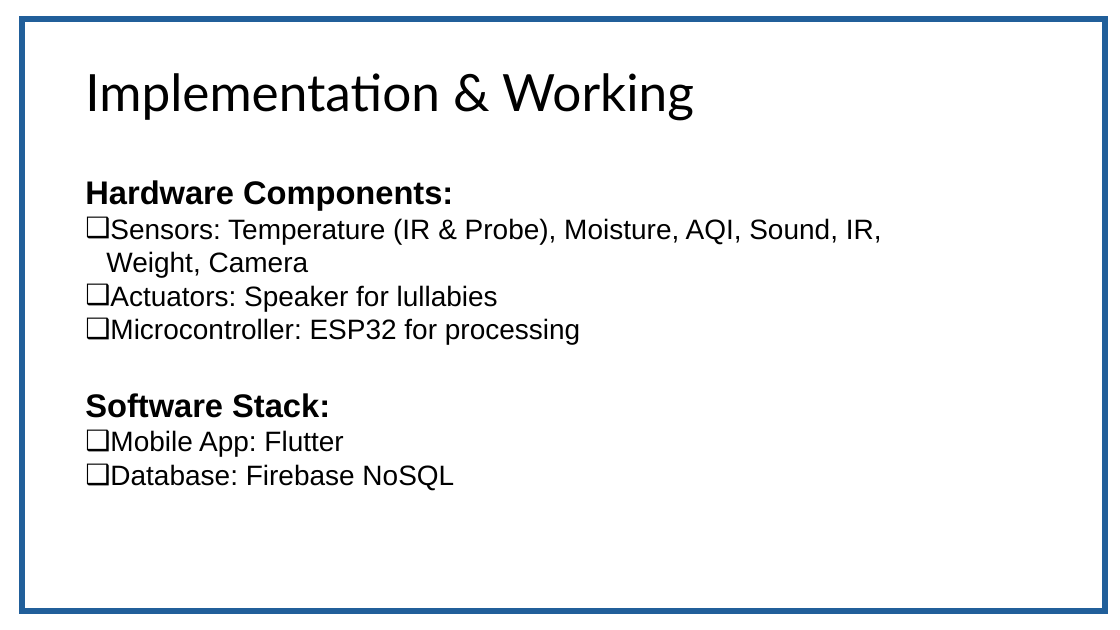
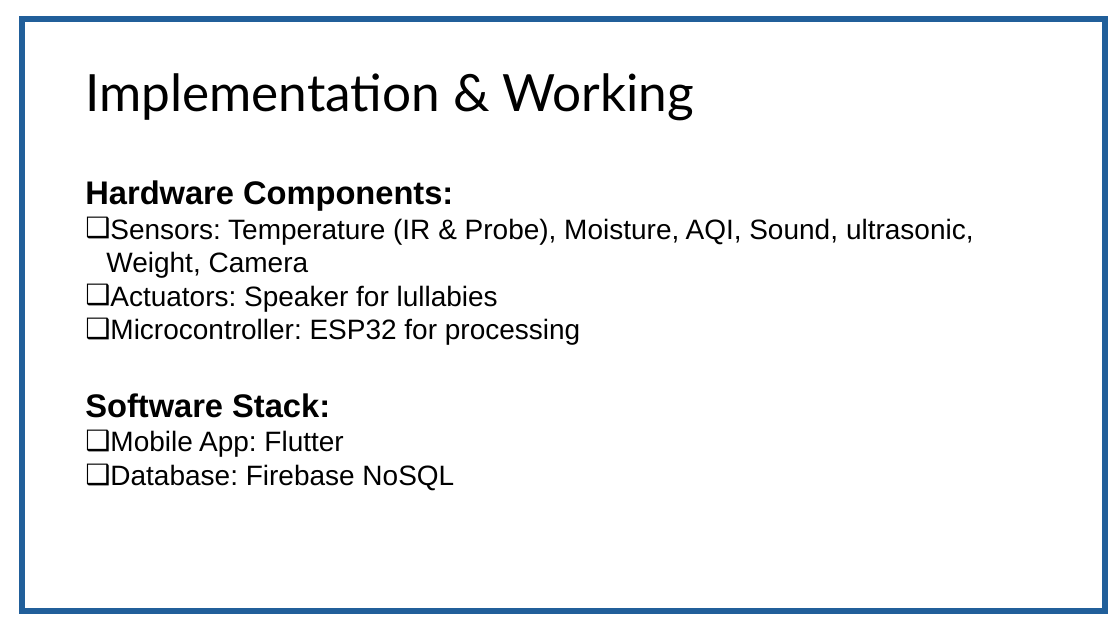
Before and after one commit to fasih124/FYP_203, a slide deck: slide 10 of Requirement/specification/CareNest.pptx. Drawn at 1120x630 pixels with LibreOffice and Linux fonts; fonts in the diff are those of the drawing. Boxes give left, top, right and bottom in pixels: in the first picture for what was removed or moved away, otherwise in the second. Text is boxed around its words. In the diff, an @@ line names an element or a change of style, - is before the commit and + after.

```diff
--- a/Requirement/specification/CareNest.pptx
+++ b/Requirement/specification/CareNest.pptx
@@ text at (x1=106, y1=218, x2=974, y2=277): text changed @@
-❑ Sensors: Temperature (IR & Probe), Moisture, AQI, Sound, IR, Weight, Camera
+❑ Sensors: Temperature (IR & Probe), Moisture, AQI, Sound, ultrasonic, Weight, Camera
```
Also in this commit, not shown: 1 other slide changed, 2 other files.
